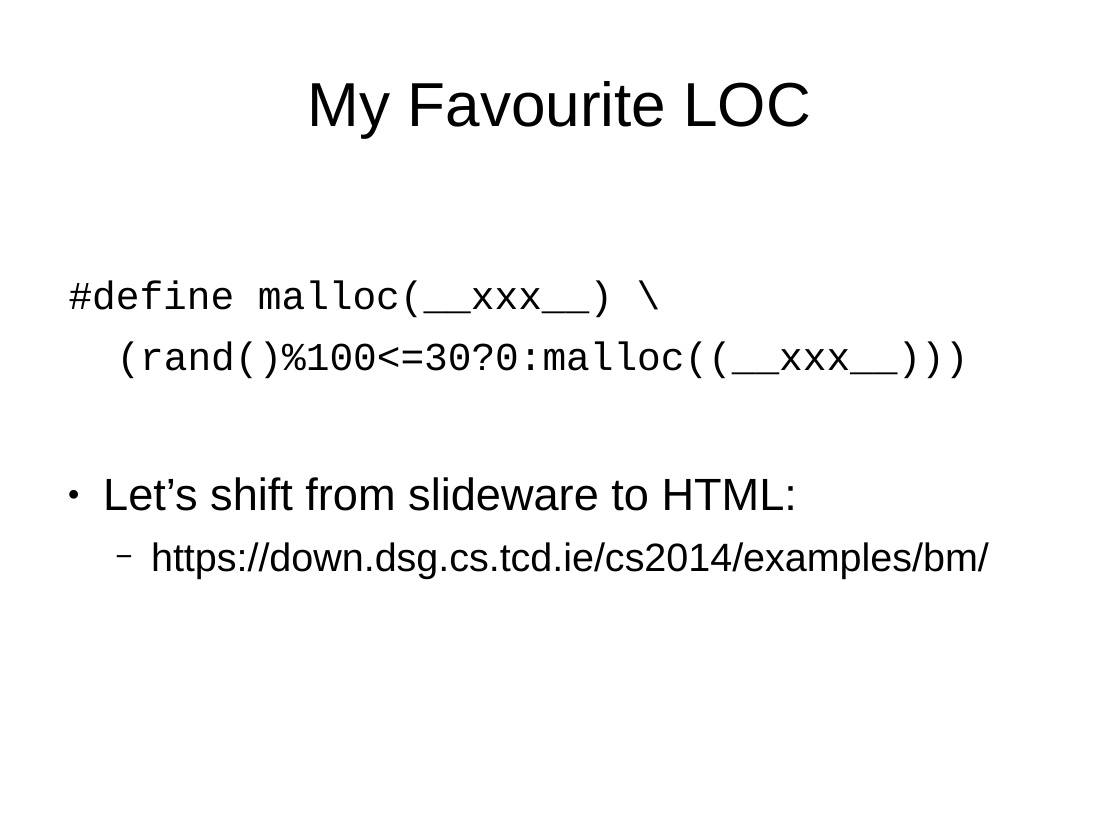
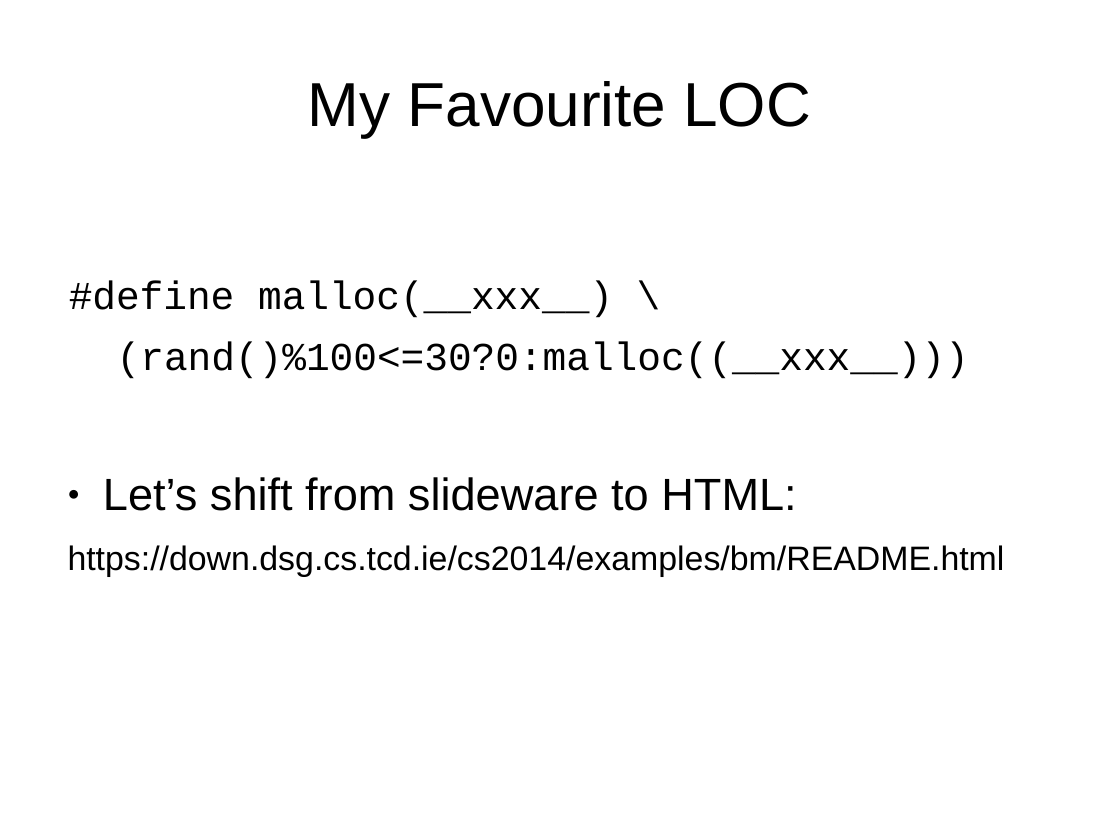
Before and after one commit to sftcd/cs2014, a slide deck: slide 8 of lectures/intro.ppt. Drawn at 1120x840 pixels with LibreOffice and Linux fonts; fonts in the diff are those of the drawing. Boxes give left, top, right and bottom in pixels: in the first picture for what was removed or moved away, otherwise in the second. Text is boxed around its words. In the diff, an @@ line names an element or a change of style, - is before the commit and + after.

```diff
--- a/lectures/intro.ppt
+++ b/lectures/intro.ppt
@@ text at (x1=68, y1=545, x2=1005, y2=577): text changed; size 28 to 24 pt @@
-  − https://down.dsg.cs.tcd.ie/cs2014/examples/bm/
+https://down.dsg.cs.tcd.ie/cs2014/examples/bm/README.html
```
Also in this commit, not shown: 5 other slides changed, 3 other files.
